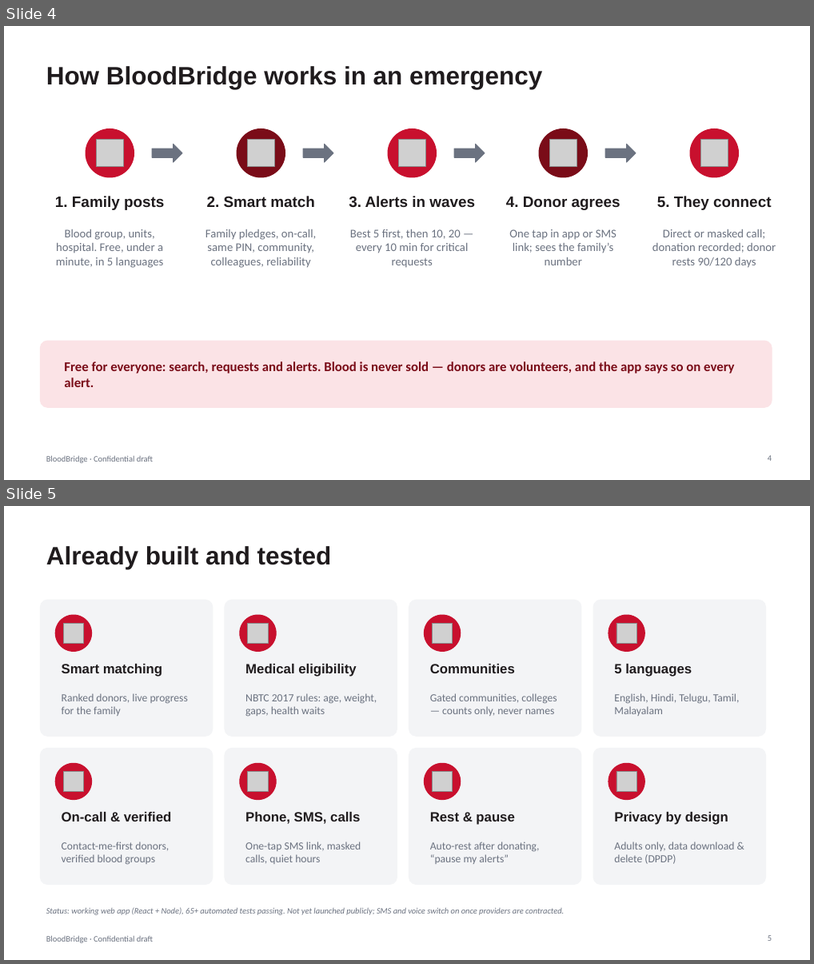
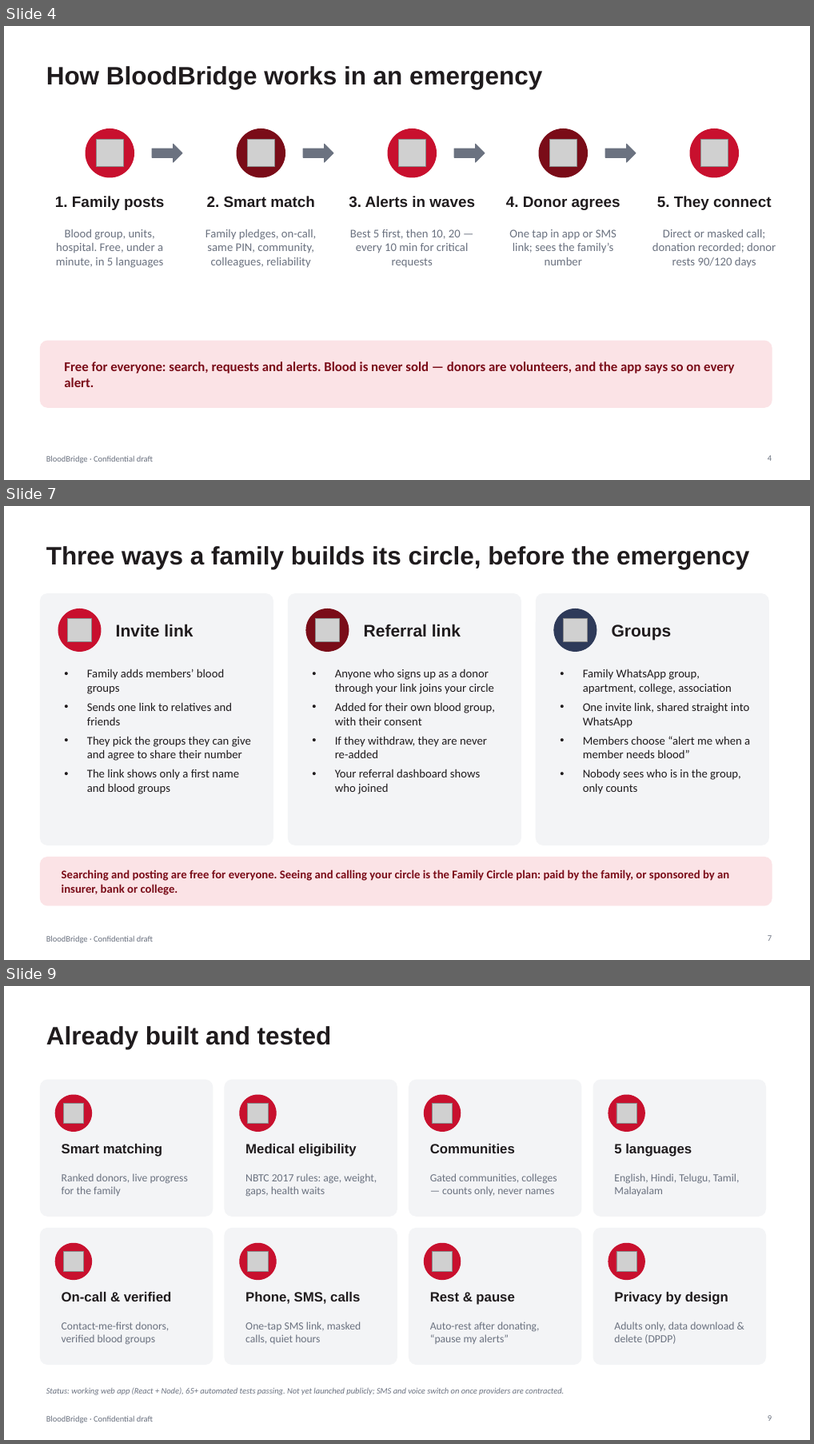
Before and after one commit to vijaygajjarapu/BloodBridge, a slide deck: docs/BloodBridge_Investor_Pitch_BRD.pptx. Shown one above the other, each under a label of ours: slides 4 and 5 before the commit, slides 4, 7 and 9 after it; the slides between them are not shown. The pictures are 814x964 and 814x1444 pixels, drawn with LibreOffice and Linux fonts; fonts in the diff are those of the drawing; grey boxes stand for pictures. Boxes give left, top, right and bottom in pixels: in the first picture for what was removed or moved away, otherwise in the second. Text is boxed around its words. In the diff, an @@ line names an element or a change of style, - is before the commit and + after.

```diff
--- a/docs/BloodBridge_Investor_Pitch_BRD.pptx
+++ b/docs/BloodBridge_Investor_Pitch_BRD.pptx
@@ slide 7 added at [4,506,810,960], background #FFFFFF; not listed: 1 template element that a slide beside it also shows @@
@@ title added at [46,546,750,569], 30 pt, text #1F1B1D, bold @@
+Three ways a family builds its circle, before the emergency
@@ rounded rectangle added at [40,594,274,844], fill #F3F4F6, outline #F3F4F6 1 pt @@
@@ rounded rectangle added at [288,594,522,844], fill #F3F4F6, outline #F3F4F6 1 pt @@
@@ rounded rectangle added at [536,594,770,844], fill #F3F4F6, outline #F3F4F6 1 pt @@
@@ ellipse added at [58,609,101,651], fill #C8102E, outline #C8102E 1 pt @@
@@ picture added at [67,618,91,641] @@
@@ text added at [116,624,193,636], 20 pt, text #1F1B1D, bold @@
+Invite link
@@ ellipse added at [306,609,349,651], fill #7A0C18, outline #7A0C18 1 pt @@
@@ picture added at [315,618,339,641] @@
@@ text added at [364,624,461,636], 20 pt, text #1F1B1D, bold @@
+Referral link
@@ ellipse added at [554,609,597,651], fill #2E3A59, outline #2E3A59 1 pt @@
@@ picture added at [563,618,587,641] @@
@@ text added at [612,624,672,640], 20 pt, text #1F1B1D, bold @@
+Groups
@@ text added at [87,668,251,794], 14 pt, text #1F1B1D @@
+• Family adds members’ blood groups
+• Sends one link to relatives and friends
+• They pick the groups they can give and agree to share their number
+• The link shows only a first name and blood groups
@@ text added at [335,668,495,794], 14 pt, text #1F1B1D @@
+• Anyone who signs up as a donor through your link joins your circle
+• Added for their own blood group, with their consent
+• If they withdraw, they are never re-added
+• Your referral dashboard shows who joined
@@ text added at [583,668,750,794], 14 pt, text #1F1B1D @@
+• Family WhatsApp group, apartment, college, association
+• One invite link, shared straight into WhatsApp
+• Members choose “alert me when a member needs blood”
+• Nobody sees who is in the group, only counts
@@ rounded rectangle added at [40,857,772,905], fill #FBE3E6, outline #FBE3E6 1 pt @@
@@ text added at [62,869,730,895], 14 pt, text #7A0C18, bold @@
+Searching and posting are free for everyone. Seeing and calling your circle is the Family Circle plan: paid by the family, or sponsored by an insurer, bank or college.
@@ page number added at [768,935,772,940], 10 pt, text #6B7280 @@
+7
@@ what was slide 5 is now slide 9 @@
```
Also in this commit, not shown: 4 slides changed, 6 other slides added, 25 other files.
